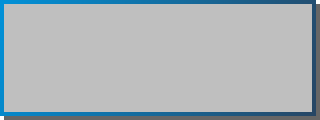
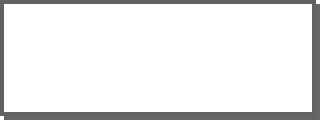
Layered file, before and after one edit (320px x 120px). Changes by layer:
"剪贴板 #1": opacity 25% → 45%, painted on it over [left=4, top=4, right=312, bottom=112]
painted on "背景" over [left=0, top=0, right=316, bottom=116]
